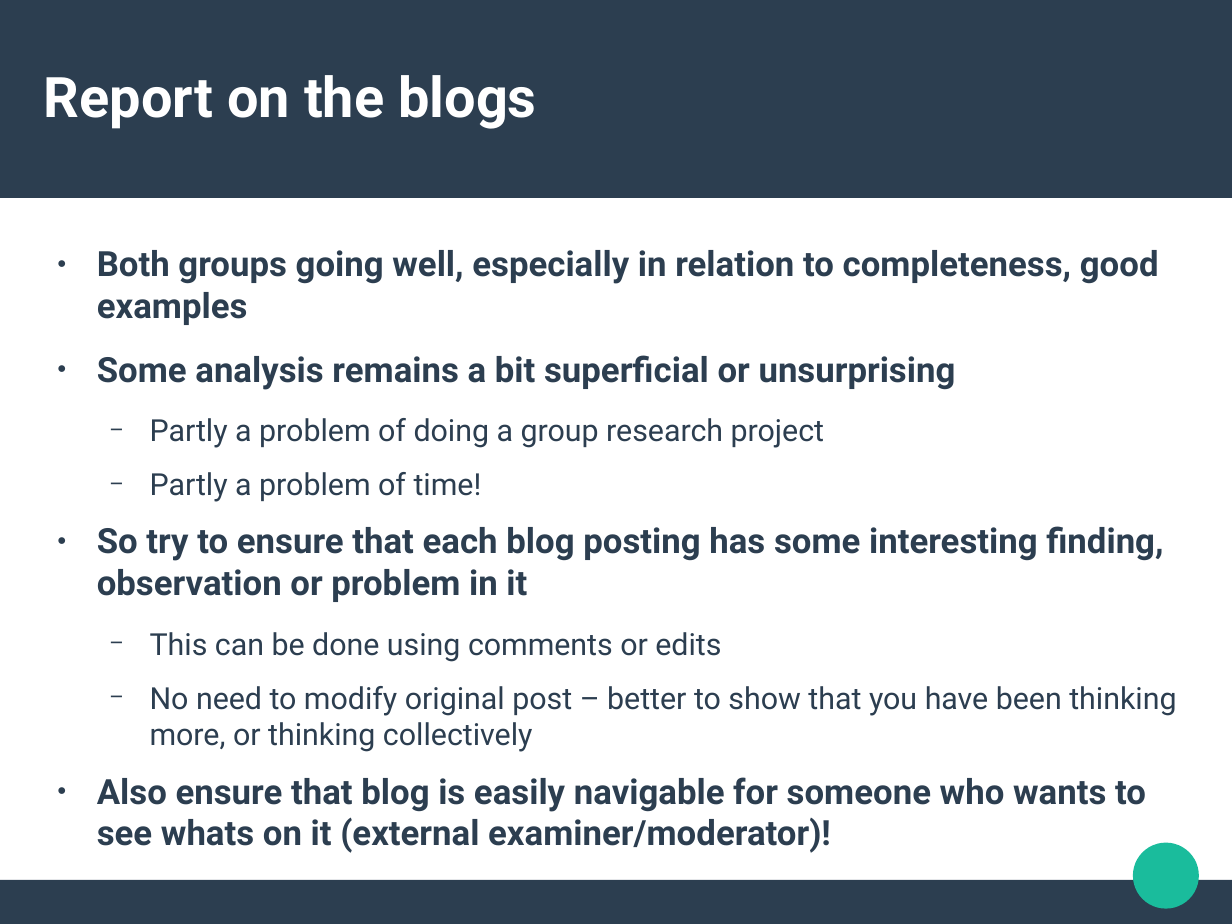
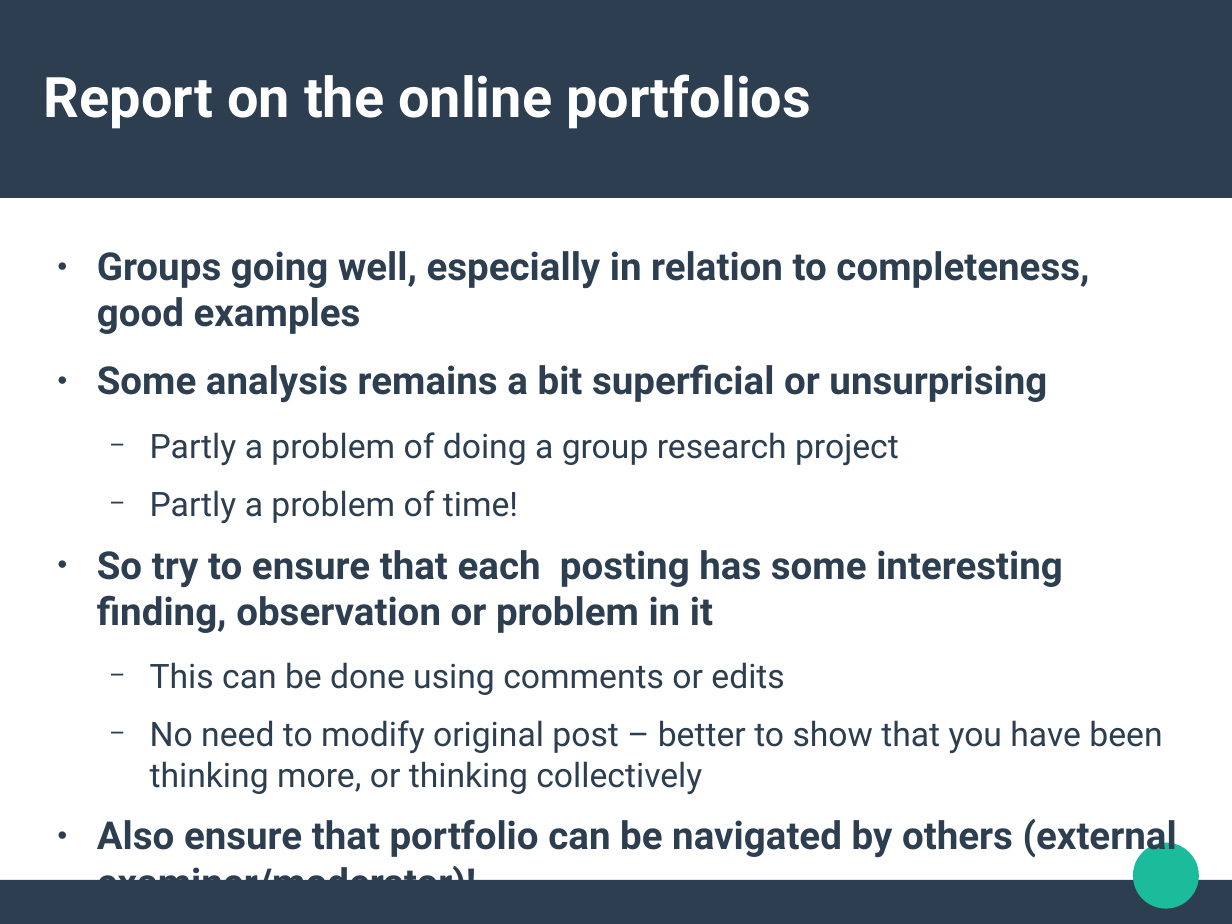
Before and after one commit to rian39/socl923, a slide deck: slide 4 of lectures/week8.odp. Drawn at 1232x924 pixels with LibreOffice and Linux fonts; fonts in the diff are those of the drawing. Boxes give left, top, right and bottom in pixels: in the first picture for what was removed or moved away, otherwise in the second. Text is boxed around its words. In the diff, an @@ line names an element or a change of style, - is before the commit and + after.

```diff
--- a/lectures/week8.odp
+++ b/lectures/week8.odp
@@ title at box(44, 74, 811, 129): text changed @@
-Report on the blogs
+Report on the online portfolios
@@ text at box(97, 251, 1089, 334): text changed; size 22.4 to 24.8 pt @@
-● Both groups going well, especially in relation to completeness, good examples
+● Groups going well, especially in relation to completeness, good examples
@@ text at box(97, 364, 1162, 794): size 22.4 to 24.8 pt in "Some analysis remains a bit superficial or ..."; size 19.6 to 21.7 pt in "Partly a problem of doing a group ...", "Partly a problem of time!", "This can be done using comments or ...", "No need to modify original post – ..." @@
@@ text at box(97, 550, 1063, 633): text changed; size 22.4 to 24.8 pt @@
-● So try to ensure that each blog posting has some interesting finding, observation or problem in it
+● So try to ensure that each posting has some interesting finding, observation or problem in it
@@ text at box(97, 819, 1177, 860): text changed; size 22.4 to 24.8 pt @@
-● Also ensure that blog is easily navigable for someone who wants to see whats on it (external examiner/moderator)!
+● Also ensure that portfolio can be navigated by others (external examiner/moderator)!
```
Also in this commit, not shown: 7 other slides changed, 5 slides added, 1 slide removed, 1 other file.
